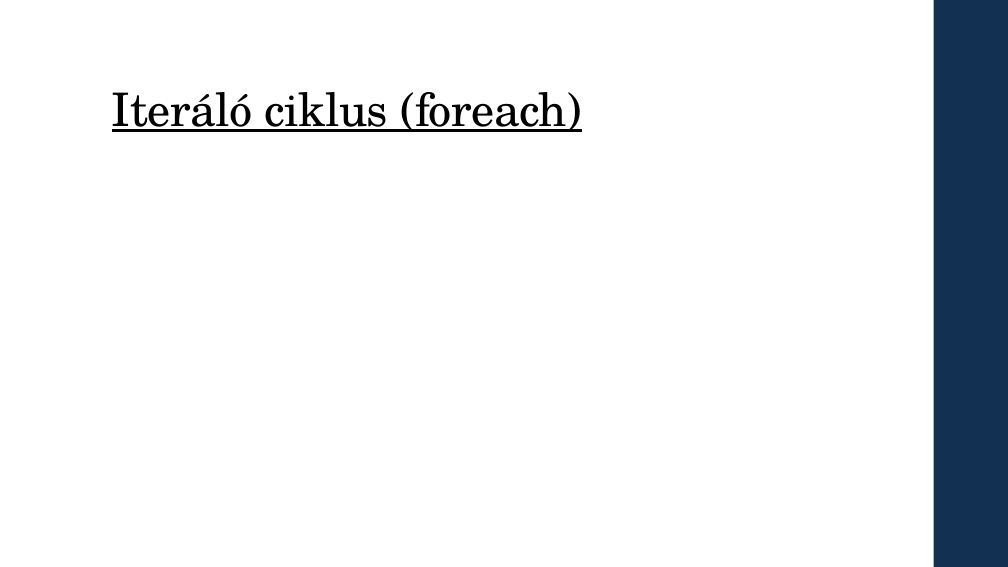
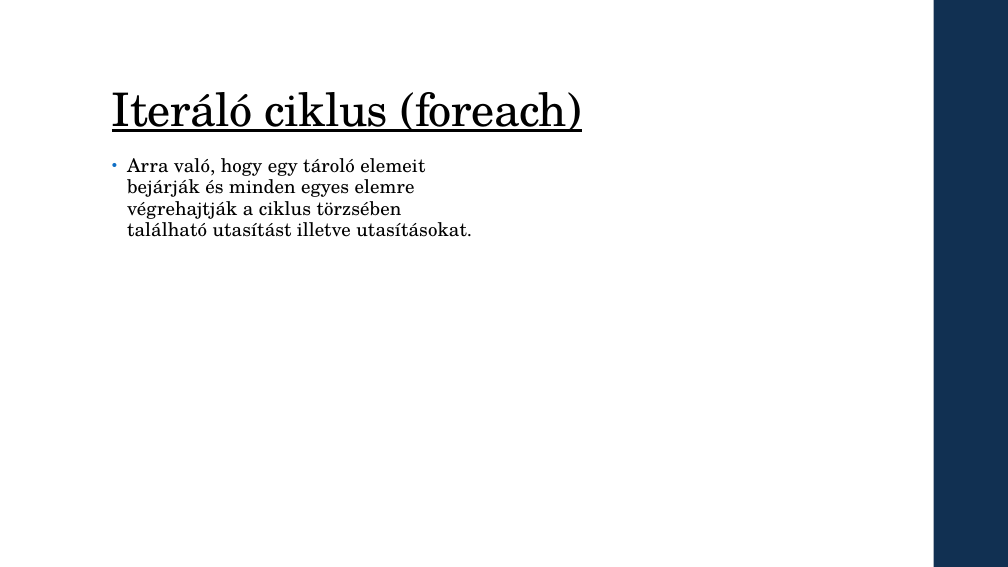
Before and after one commit to dudaslevente/Paprika, a slide deck: slide 8 of Beadandó.pptx. Drawn at 1008x567 pixels with LibreOffice and Linux fonts; fonts in the diff are those of the drawing. Boxes give left, top, right and bottom in pixels: in the first picture for what was removed or moved away, otherwise in the second. Text is boxed around its words. In the diff, an @@ line names an element or a change of style, - is before the commit and + after.

```diff
--- a/Beadandó.pptx
+++ b/Beadandó.pptx
@@ text added at [127, 158, 472, 237], 18 pt, text #000000 @@
+• Arra való, hogy egy tároló elemeit bejárják és minden egyes elemre végrehajtják a ciklus törzsében található utasítást illetve utasításokat.
```
Also in this commit, not shown: 1 other slide changed.
